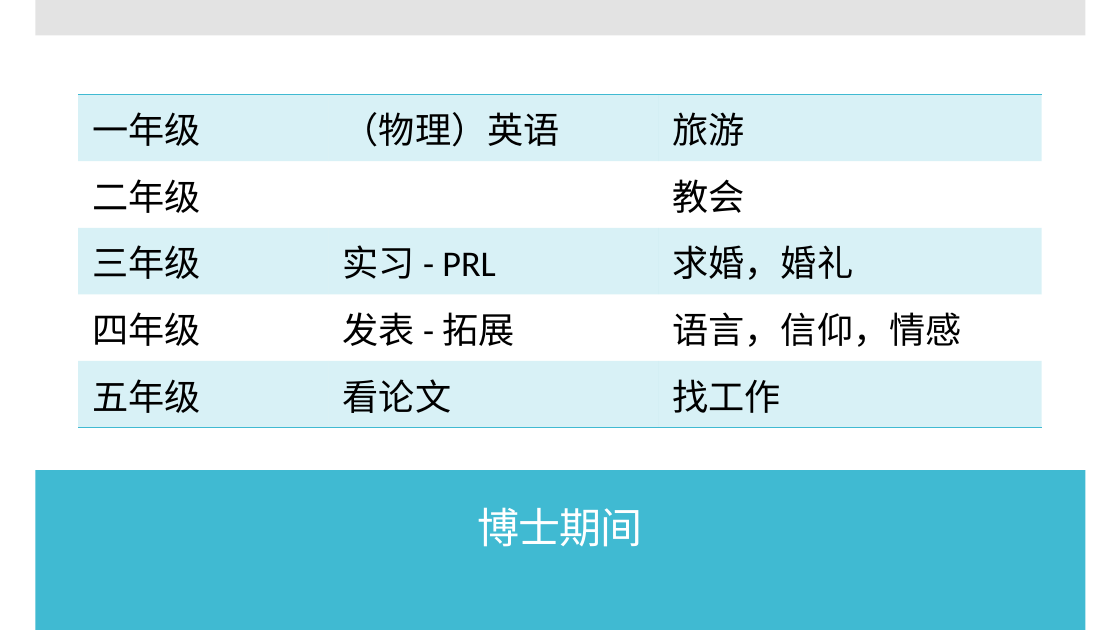
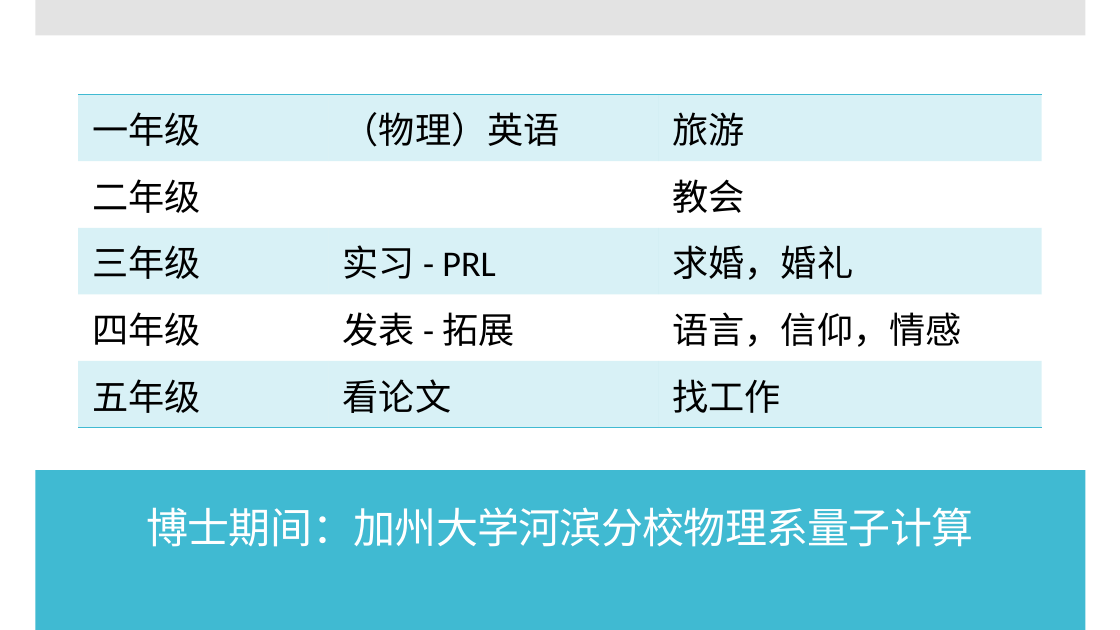
Before and after one commit to WeileiZeng/middle-school-study-plan, a slide deck: slide 8 of shizitang/phd.pptx. Drawn at 1120x630 pixels with LibreOffice and Linux fonts; fonts in the diff are those of the drawing. Boxes give left, top, right and bottom in pixels: in the first picture for what was removed or moved away, otherwise in the second. Text is boxed around its words. In the diff, an @@ line names an element or a change of style, - is before the commit and + after.

```diff
--- a/shizitang/phd.pptx
+++ b/shizitang/phd.pptx
@@ title at [146, 507, 973, 547]: text changed @@
-博士期间
+博士期间：加州大学河滨分校物理系量子计算
```
Also in this commit, not shown: 2 other slides changed, 1 slide removed, 5 other files.
